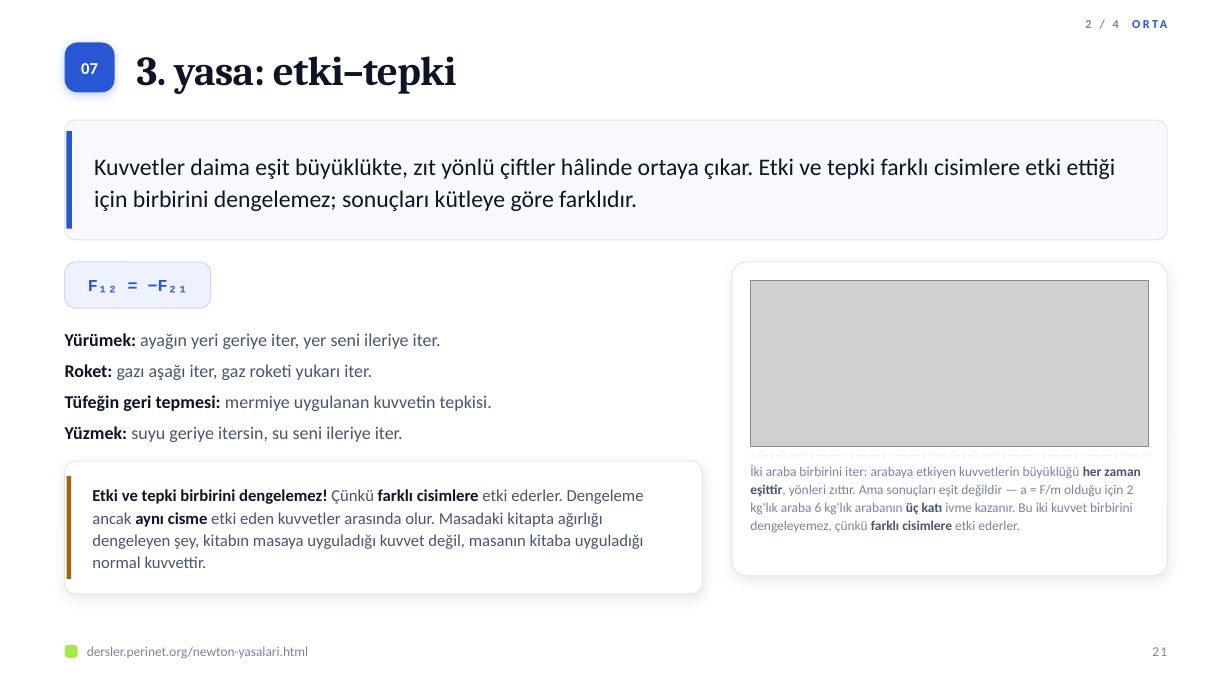
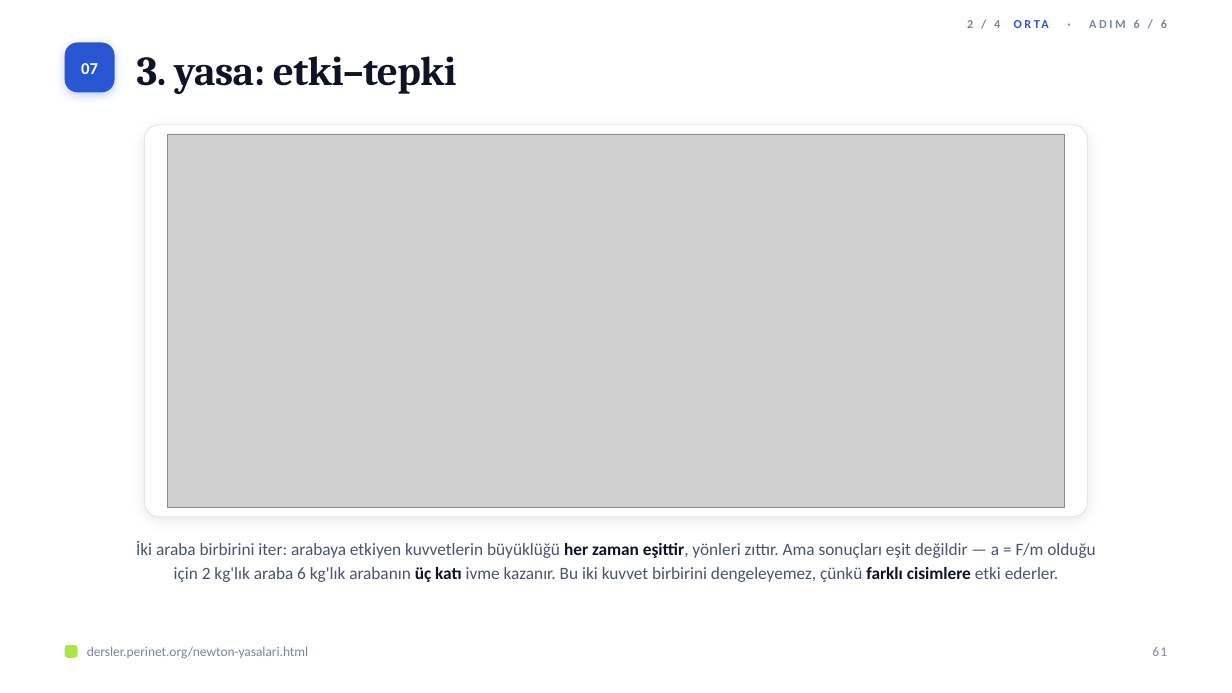
Before and after one commit to elestirmen/dersler, a slide deck: slide 61 of dist/sunum/newton-yasalari.pptx (slide 21 before the commit). Drawn at 1232x693 pixels with LibreOffice and Linux fonts; fonts in the diff are those of the drawing; grey boxes stand for pictures. Boxes give left, top, right and bottom in pixels: in the first picture for what was removed or moved away, otherwise in the second. Text is boxed around its words. In the diff, an @@ line names an element or a change of style, - is before the commit and + after.

```diff
--- a/dist/sunum/newton-yasalari.pptx
+++ b/dist/sunum/newton-yasalari.pptx
@@ text at (967,20,1167,28): text changed; text colour #2957D4 to #7B849E @@
-2 / 4 ORTA
+2 / 4 ORTA · ADIM 6 / 6
@@ rounded rectangle removed at (65,120,1167,240) @@
@@ rectangle removed at (67,131,72,229) @@
@@ rounded rectangle: place and size @@
-rounded rectangle at (732,262,1167,577)
+rounded rectangle at (144,125,1088,517)
@@ rounded rectangle at (144,125,1088,517): proportions changed @@
@@ picture added at (167,134,1065,507) @@
@@ text removed at (94,158,1116,211) @@
-Kuvvetler daima eşit büyüklükte, zıt yönlü çiftler hâlinde ortaya çıkar. Etki ve tepki farklı cisimlere etki ettiği için birbirini dengelemez; sonuçları kütleye göre farklıdır.
@@ rounded rectangle removed at (65,262,211,309) @@
@@ text removed at (88,280,188,293) @@
-F₁₂ = −F₂₁
@@ picture removed at (750,281,1149,447) @@
@@ text removed at (65,333,492,442) @@
-▪ Yürümek: ayağın yeri geriye iter, yer seni ileriye iter.
-▪ Roket: gazı aşağı iter, gaz roketi yukarı iter.
-▪ Tüfeğin geri tepmesi: mermiye uygulanan kuvvetin tepkisi.
-▪ Yüzmek: suyu geriye itersin, su seni ileriye iter.
@@ rounded rectangle removed at (65,461,702,594) @@
@@ rectangle removed at (67,476,71,579) @@
@@ line removed from (750, 456) to (1149, 456) @@
@@ text removed at (92,489,644,568) @@
-Etki ve tepki birbirini dengelemez! Çünkü farklı cisimlere etki ederler. Dengeleme ancak aynı cisme etki eden kuvvetler arasında olur. Masadaki kitapta ağırlığı dengeleyen şey, kitabın masaya uyguladığı kuvvet değil, masanın kitaba uyguladığı normal kuvvettir.
@@ text "İki araba birbirini iter: arabaya ...": place and size @@
-text "İki araba birbirini iter: arabaya ..." at (750,465,1140,532)
+text "İki araba birbirini iter: arabaya ..." at (136,541,1095,582)
@@ text "İki araba birbirini iter: arabaya ..." at (136,541,1095,582): size 10.5 to 13.5 pt; text colour #7B849E to #4A5470 in "İki araba birbirini iter: arabaya etkiyen kuvvetlerin ..."; text colour #4A5470 to #0E1426 in "her zaman eşittir, üç katı farklı cisimlere"; alignment left to centre; line spacing 1.12 to 1.15 @@
@@ text at (1152,647,1167,656): text changed @@
-21
+61
```
Also in this commit, not shown: 24 other slides changed, 114 slides added, 15 slides removed, 22 other files.
